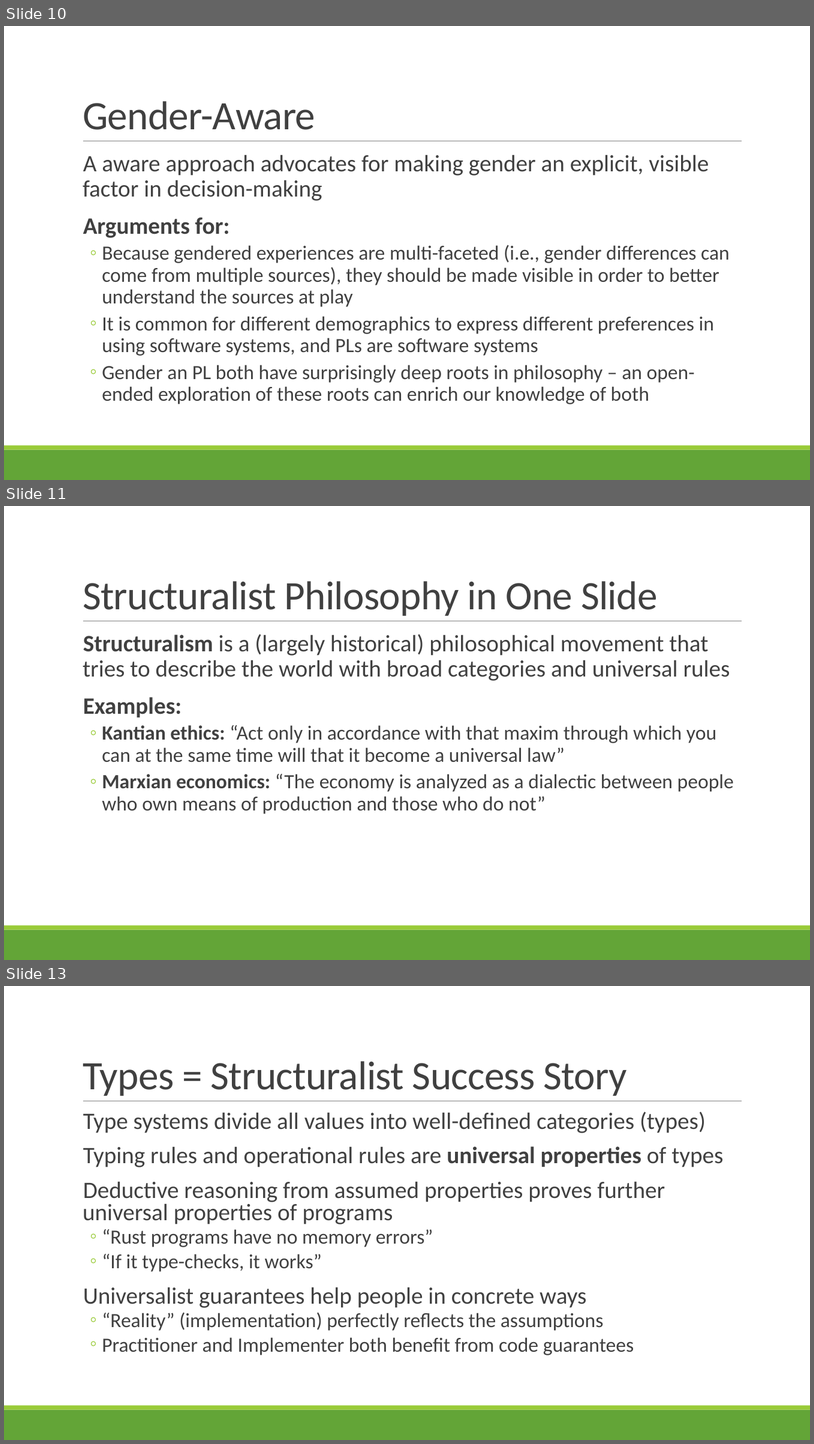
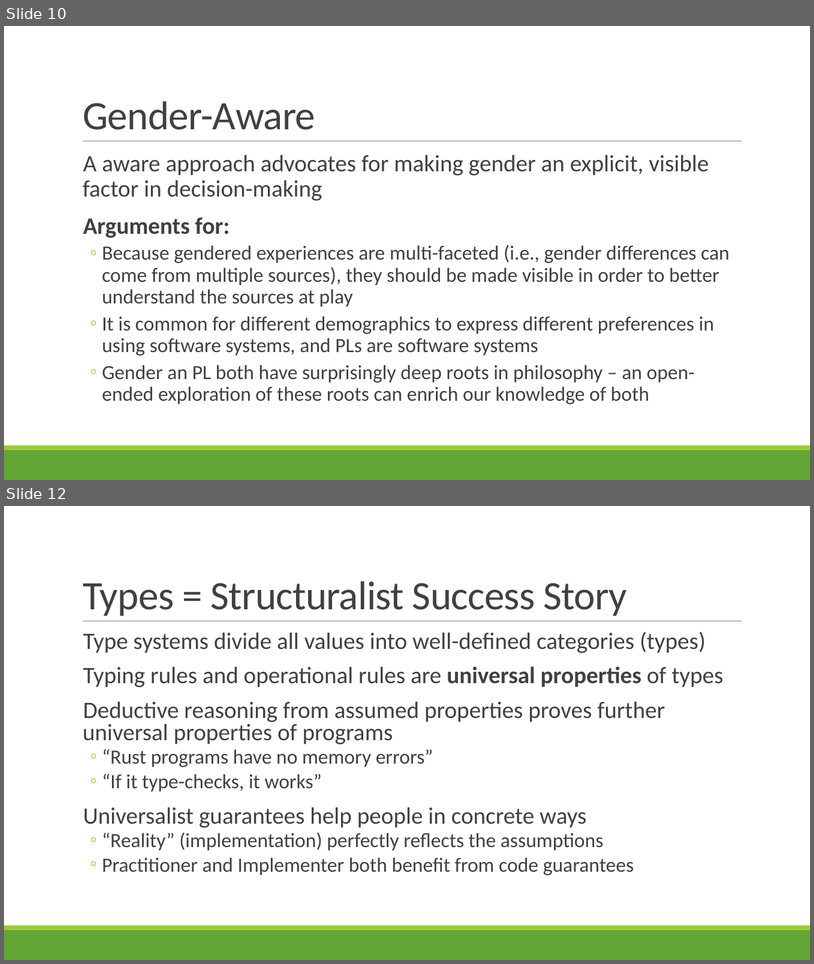
Before and after one commit to rbohrer/pl-course, a slide deck: LectureSlides/10GenderDisability.pptx. Shown one above the other, each under a label of ours: slides 10, 11 and 13 before the commit, slides 10 and 12 after it; the slides between them are not shown. The pictures are 814x1444 and 814x964 pixels, drawn with LibreOffice and Linux fonts; fonts in the diff are those of the drawing. Boxes give left, top, right and bottom in pixels: in the first picture for what was removed or moved away, otherwise in the second. Text is boxed around its words. In the diff, an @@ line names an element or a change of style, - is before the commit and + after.

```diff
--- a/LectureSlides/10GenderDisability.pptx
+++ b/LectureSlides/10GenderDisability.pptx
@@ slide 11 removed at (4, 506, 810, 960), background #FFFFFF; not listed: 3 template elements that a slide beside it also shows @@
@@ title removed at (83, 581, 658, 616) @@
-Structuralist Philosophy in One Slide
@@ text removed at (83, 634, 734, 814) @@
-  Structuralism is a (largely historical) philosophical movement that tries to describe the world with broad categories and universal rules
-  Examples:
-  ◦ Kantian ethics: “Act only in accordance with that maxim through which you can at the same time will that it become a universal law”
-  ◦ Marxian economics: “The economy is analyzed as a dialectic between people who own means of production and those who do not”
@@ what was slide 13 is now slide 12 @@
```
Also in this commit, not shown: 3 slides changed, 2 other files.
